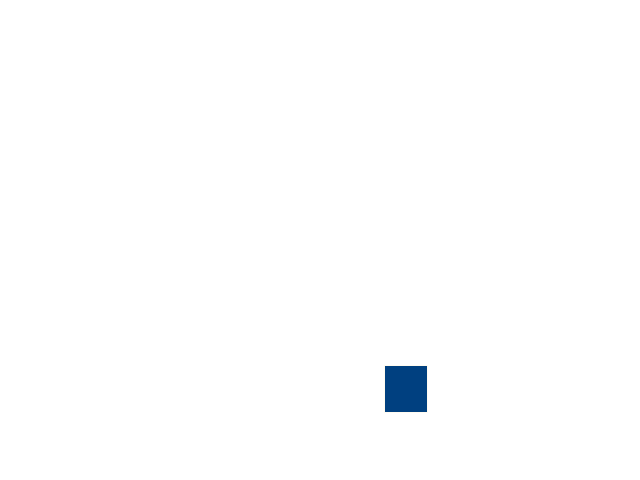
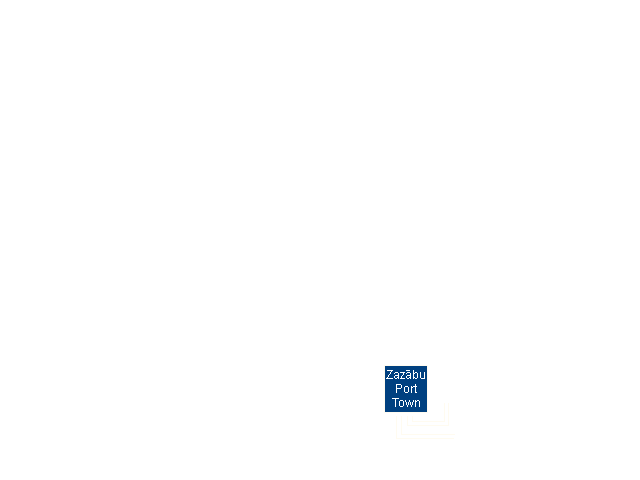
Layer changes from the first 640x480 image to the second:
added layer "Arrow East" above "To Northlands" over (396, 416, 455, 439)
added layer "Arrow North" above "Zazābu ..." over (407, 392, 449, 426)
added layer "Zazābu ..." above "Pasted Layer #2" over (386, 370, 425, 407)
